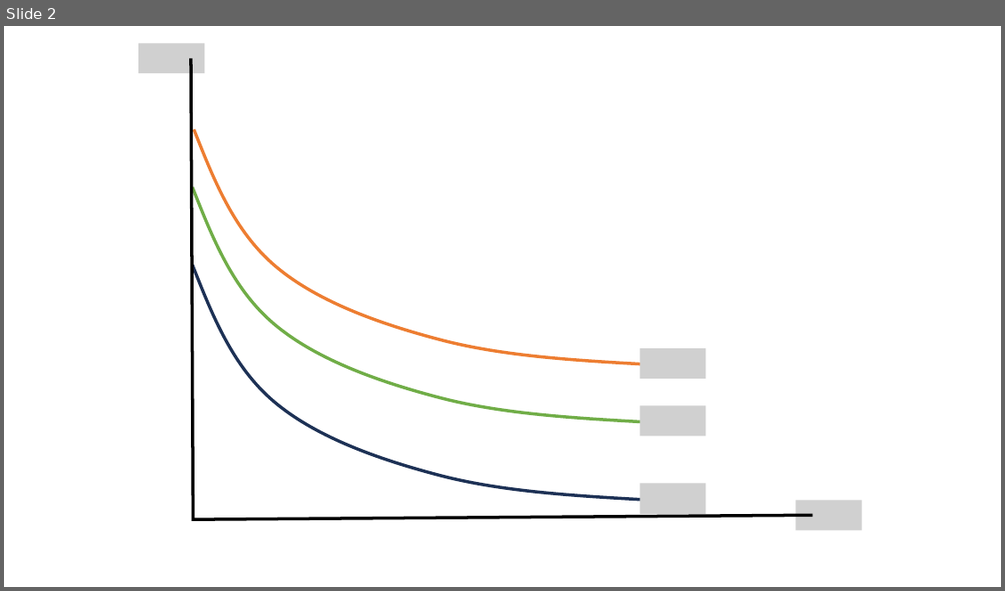
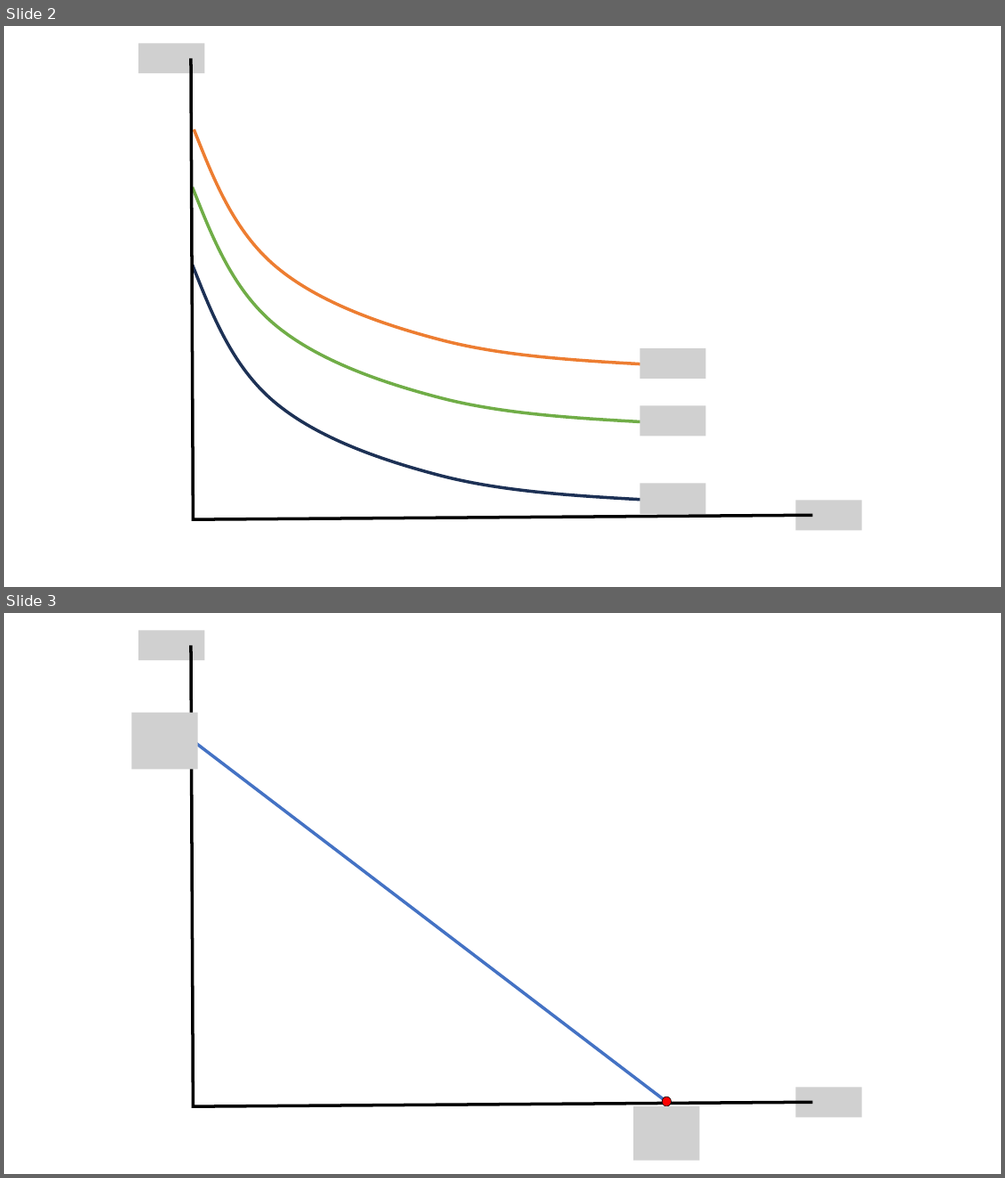
Before and after one commit to jrojas1003/EC-311, a slide deck: Slides/graph-maker.pptx. Shown one above the other, each under a label of ours: slide 2 before the commit, slides 2 and 3 after it. The pictures are 1005x591 and 1005x1178 pixels, drawn with LibreOffice and Linux fonts; fonts in the diff are those of the drawing; grey boxes stand for pictures. Boxes give left, top, right and bottom in pixels: in the first picture for what was removed or moved away, otherwise in the second. Text is boxed around its words. In the diff, an @@ line names an element or a change of style, - is before the commit and + after.

```diff
--- a/Slides/graph-maker.pptx
+++ b/Slides/graph-maker.pptx
@@ slide 3 added at <box>4,613,1001,1174</box>, background #FFFFFF @@
@@ picture added at <box>138,630,204,660</box> @@
@@ freeform shape added at <box>191,645,812,1107</box>, outline #000000 3 pt @@
@@ picture added at <box>132,713,198,770</box> @@
@@ line added from (191, 739) to (666, 1102), #4472C4 3 pt @@
@@ picture added at <box>796,1087,862,1117</box> @@
@@ picture added at <box>633,1107,699,1160</box> @@
@@ ellipse added at <box>662,1097,671,1107</box>, fill #FF0000, outline #000000 0.5 pt @@
```
Also in this commit, not shown: 2 other slides added.
